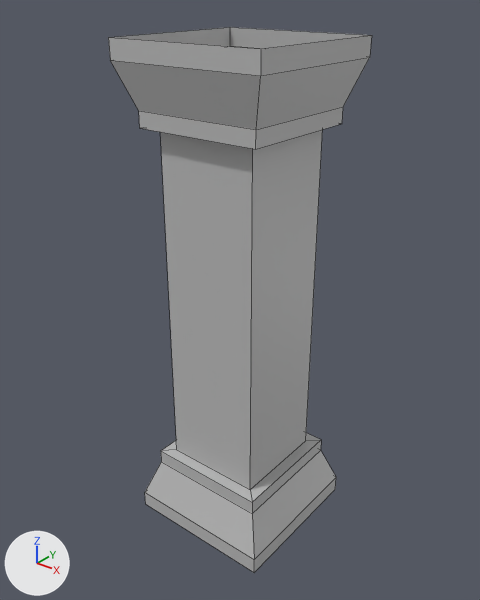
An edit to the FBX model Assets/Models/Room objectz/Model_Level_Piller_Short.fbx, drawn before and after from the same camera.
Both versions are drawn from a 50 mm lens placed at (3.73, -4.69, 5.44), pointed at (-0.03, 0.0, 2.54). Lighting does not change. The marker at lower left points along +X, +Y and +Z. Mesh edges are drawn as thin lines. Where no turn or scale is listed for an object, it has been applied to the vertices.

Names of what the first picture shows: 'Piller_Short'.
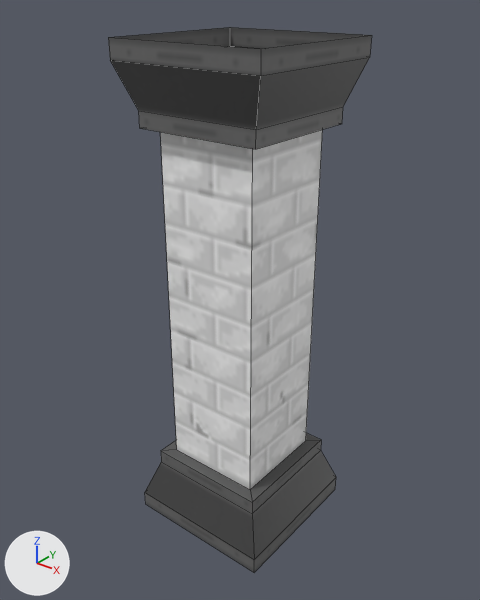
Pixel boxes [x1, y1, x2, y2] of what changed, in the pictures (480 x 600 px):
'Piller_Short', recoloured: [108, 27, 372, 572] in both

The edits, one by one:
Picture 'Piller_TEX_ALB.png' (img_piller_tex_alb_png) is new.
Material 'lambert2' (mat_lambert2) is new.
Its texture is img_piller_tex_alb_png.
me_mesh has 40 vertices, 36 faces and spans x -0.79..0.79, y -0.79..0.79, z 0.0..5.0.
me_mesh no longer uses material mat_lambert1 (grey #bcbcbc).
me_mesh now uses material mat_lambert2 (picture img_piller_tex_alb_png).
